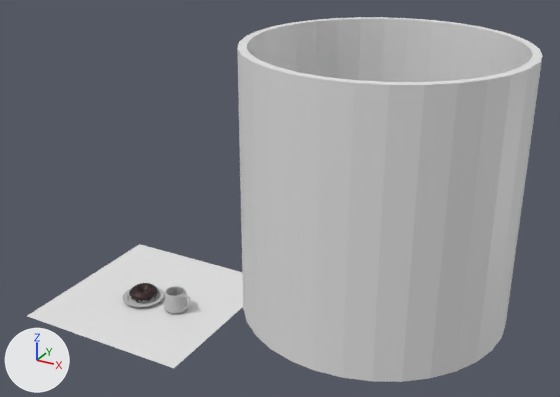
A saved change to the Blender file Donuts.blend.
One viewpoint serves both versions: a 50 mm camera at (5.1, -6.02, 4.6) aimed at (1.96, -0.33, 1.75). Arrows for +X, +Y and +Z are at lower left; the lights stay in place. The first picture is the older version.
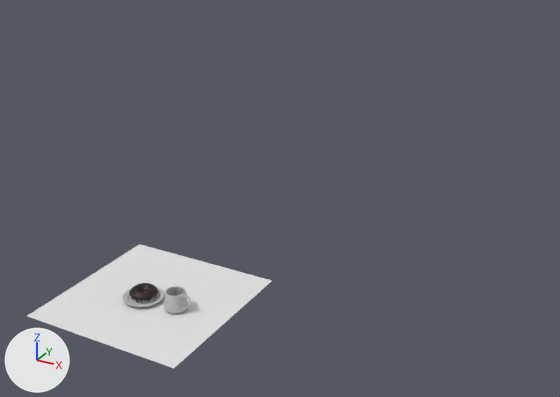
The edits, one by one:
me_cylinder_001 is used by ob_cylinder; location (3.234, -1.123, 2.449).
me_cylinder_001 had 192 vertices, 162 faces and spanned x -1.01..0.99, y -1.01..0.99, z -1.0..1.0.
me_cylinder_001 now has 0 vertices, 0 faces and spans empty.
me_cylinder_001 part 1: the whole mesh is rebuilt.

What differs and where, as boxes [x1, y1, x2, y2] in the pictures (560 x 397 px):
'Cylinder', no longer drawn
    before: [237, 17, 542, 382]
